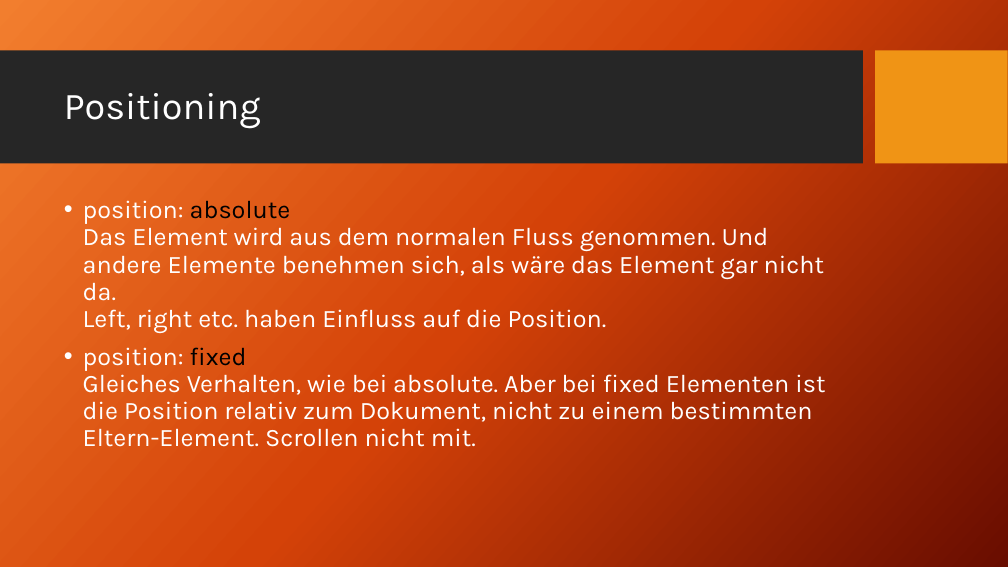
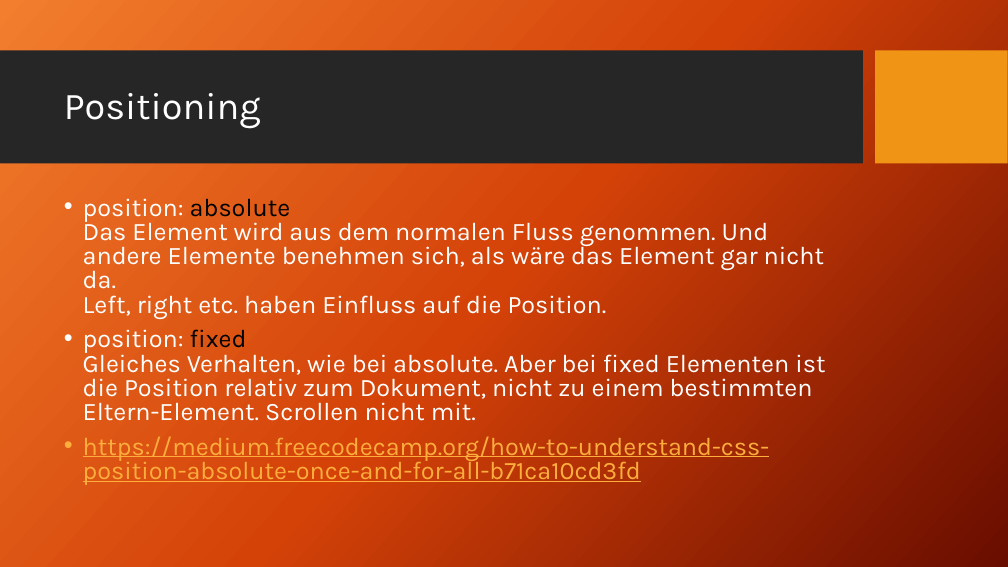
Before and after one commit to TomFrey/htmlCssBasicUebungen, a slide deck: slide 83 of htmlSchulung.pptx. Drawn at 1008x567 pixels with LibreOffice and Linux fonts; fonts in the diff are those of the drawing; background and template pictures are left out. Boxes give left, top, right and bottom in pixels: in the first picture for what was removed or moved away, otherwise in the second. Text is boxed around its words. In the diff, an @@ line names an element or a change of style, - is before the commit and + after.

Commit message:
Positioning Demo angepasst.

```diff
--- a/htmlSchulung.pptx
+++ b/htmlSchulung.pptx
@@ text at [83,198,825,421]: line spacing 0.9 to 0.8 @@
@@ text at [83,432,769,485]: paragraph added @@
+• https://medium.freecodecamp.org/how-to-understand-css-position-absolute-once-and-for-all-b71ca10cd3fd
```
Also in this commit, not shown: 1 other slide changed, 4 other files.
